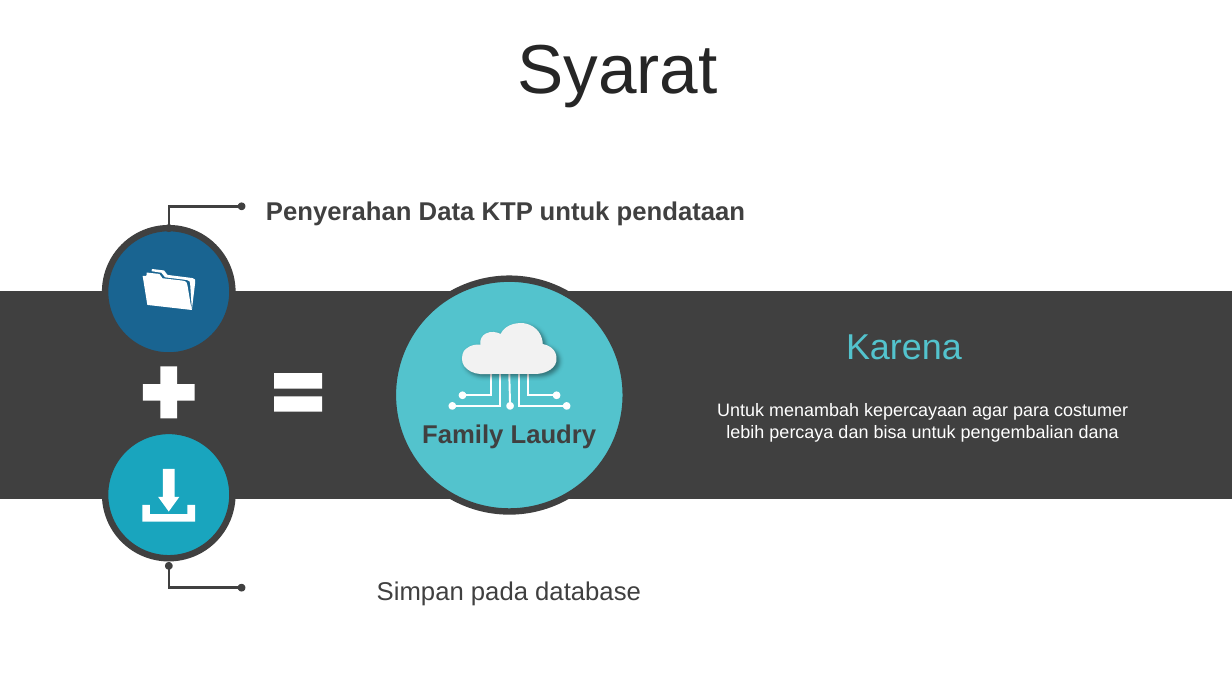
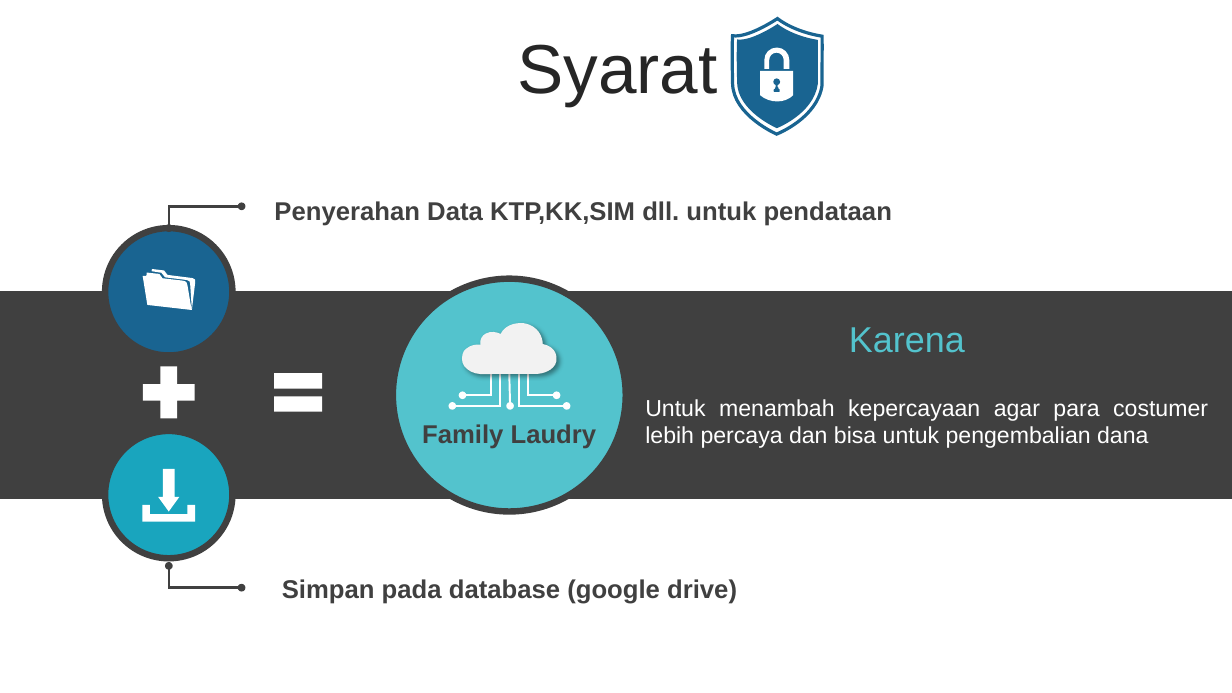
Before and after one commit to sahrul1610/Proyek1, a slide deck: slide 7 of Kelompok Proyek.pptx (slide 4 before the commit). Drawn at 1232x693 pixels with LibreOffice and Linux fonts; fonts in the diff are those of the drawing. Boxes give left, top, right and bottom in pixels: in the first picture for what was removed or moved away, otherwise in the second. Text is boxed around its words. In the diff, an @@ line names an element or a change of style, - is before the commit and + after.

```diff
--- a/Kelompok Proyek.pptx
+++ b/Kelompok Proyek.pptx
@@ group added at [732,18,822,134]: 5 freeform shapes @@
@@ text at [274,201,892,226]: text changed @@
-Penyerahan Data KTP untuk pendataan
+Penyerahan Data KTP,KK,SIM dll. untuk pendataan
@@ text "Karena": place and size @@
-text "Karena" at [846,334,962,360]
+text "Karena" at [849,327,965,353]
@@ text "Untuk menambah kepercayaan agar para ...": place and size @@
-text "Untuk menambah kepercayaan agar para ..." at [717,403,1128,442]
+text "Untuk menambah kepercayaan agar para ..." at [645,399,1208,448]
@@ text "Untuk menambah kepercayaan agar para ..." at [645,399,1208,448]: size 14 to 18 pt; alignment centre to justified @@
@@ text at [282,579,737,604]: text changed; bold on @@
-Simpan pada database
+Simpan pada database (google drive)
```
Also in this commit, not shown: 3 other slides changed, 5 slides added.
